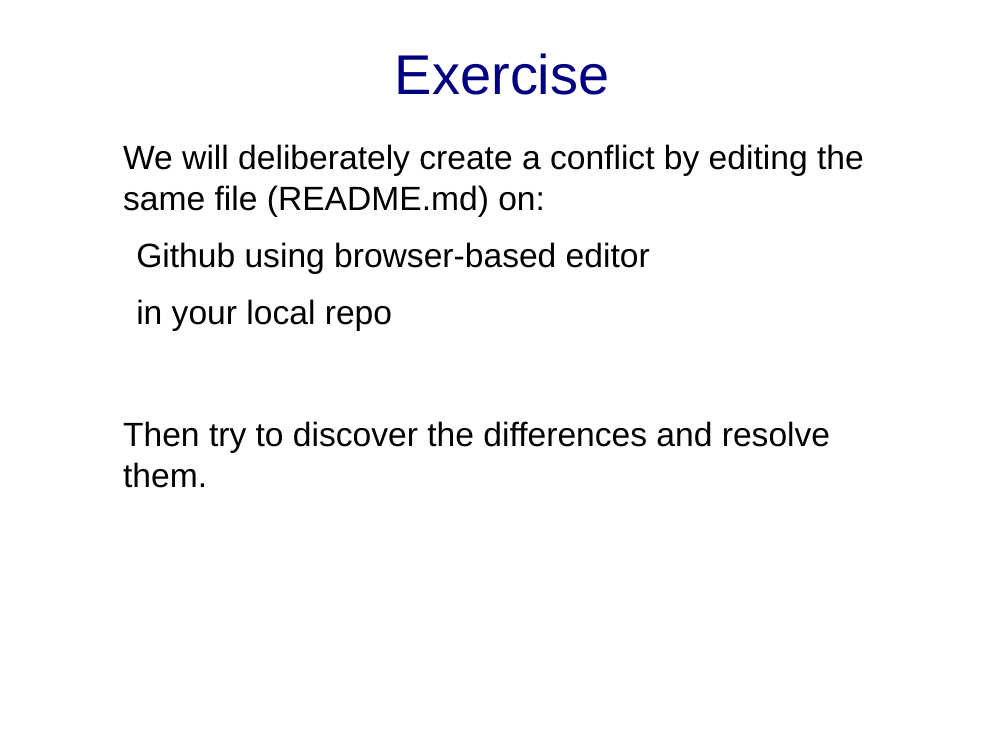
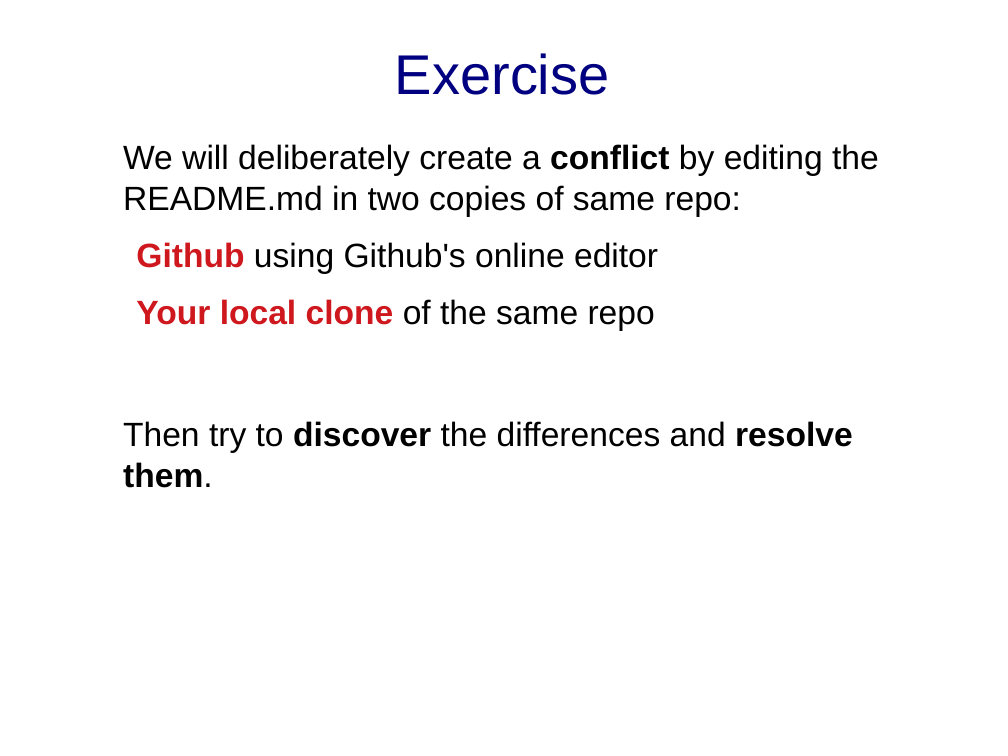
Before and after one commit to cpske/ISP, a slide deck: slide 4 of git/Merge-and-Conflict-Practice.ppt. Drawn at 1008x756 pixels with LibreOffice and Linux fonts; fonts in the diff are those of the drawing. Boxes give left, top, right and bottom in pixels: in the first picture for what was removed or moved away, otherwise in the second. Text is boxed around its words. In the diff, an @@ line names an element or a change of style, - is before the commit and + after.

```diff
--- a/git/Merge-and-Conflict-Practice.ppt
+++ b/git/Merge-and-Conflict-Practice.ppt
@@ text at box(123, 144, 879, 331): text changed @@
-We will deliberately create a conflict by editing the same file (README.md) on:
-  Github using browser-based editor
-  in your local repo
+We will deliberately create a conflict by editing the README.md in two copies of same repo:
+  Github using Github's online editor
+  Your local clone of the same repo
@@ text at box(123, 421, 853, 488): bold on in "discover resolve them." @@
```
Also in this commit, not shown: 13 other slides changed, 1 slide added, 8 other files.
